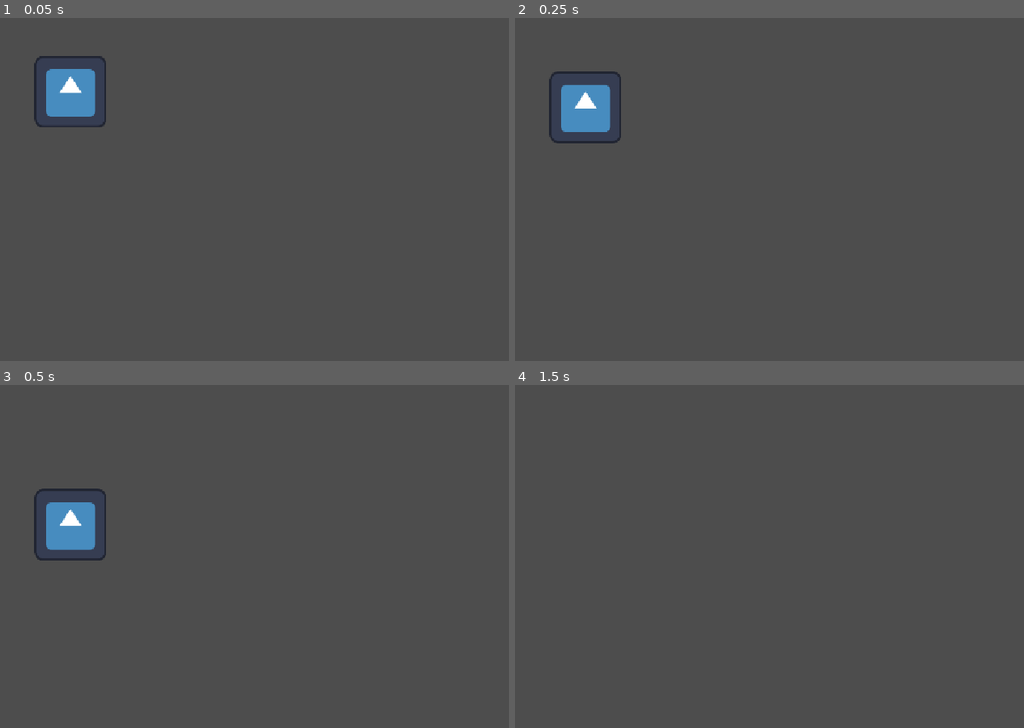
Above: before the commit, frames 1-4 (two rows, left to right).
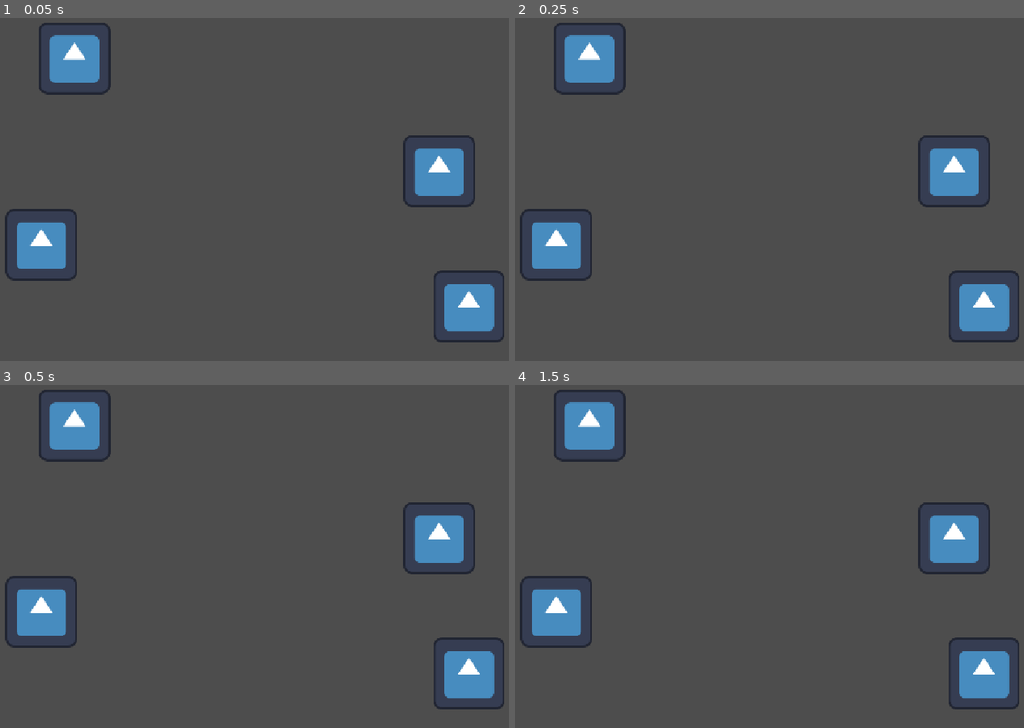
Above: after the commit, the same moments.

Repository: Gamre1342/Exploding-Goblin
Game: Godot game, scene res://Main.tscn
Same seed, same stepped clock (60 frames per second), same inputs: the game is played once before the commit and once after it. The engine's default icon, where the game draws it, is replaced by a stand-in: a white triangle on a blue panel in a dark square.
Inputs:
- Up to frame 1 (0.05 s): no input
- Up to frame 2 (0.25 s): no input
- Up to frame 3 (0.5 s): no input
- Up to frame 4 (1.5 s): tap Enter (ui_accept) at 0.5, 0.77 s; hold Right (ui_right) from 0.53 s (still down)

The runs differ from the first frame. In frame 1, 7.7% of the frame differs, in the area x 0-100%, y 1-95%; in frame 2, 8.3%; in frame 3, 8.6%; in frame 4, 6.9%.

Commit message:
i added more icon
skibidi

Diff:
--- a/Main.tscn
+++ b/Main.tscn
@@ -1,18 +1,21 @@
 [gd_scene format=3 uid="uid://e20c64kqc121"]
 
-[ext_resource type="Script" uid="uid://be3e74kqq6k74" path="res://character basic movement.gd" id="1_uu6xs"]
-[ext_resource type="Texture2D" uid="uid://da1dvahcvgy5o" path="res://icon.svg" id="2_r0du0"]
+[ext_resource type="Texture2D" uid="uid://da1dvahcvgy5o" path="res://icon.svg" id="1_glv2v"]
 
-[sub_resource type="CircleShape2D" id="CircleShape2D_2npmw"]
+[node name="Node2D" type="Node2D" unique_id=55065852]
 
-[node name="Main" type="Node2D" unique_id=1973336686]
+[node name="Icon" type="Sprite2D" parent="." unique_id=765471539]
+position = Vector2(986, 310)
+texture = ExtResource("1_glv2v")
 
-[node name="CharacterBody2D" type="CharacterBody2D" parent="." unique_id=1521943961]
-script = ExtResource("1_uu6xs")
+[node name="Icon2" type="Sprite2D" parent="." unique_id=2044901202]
+position = Vector2(278, 441)
+texture = ExtResource("1_glv2v")
 
-[node name="CollisionShape2D" type="CollisionShape2D" parent="CharacterBody2D" unique_id=913404745]
-shape = SubResource("CircleShape2D_2npmw")
+[node name="Icon3" type="Sprite2D" parent="." unique_id=573611821]
+position = Vector2(337, 109)
+texture = ExtResource("1_glv2v")
 
-[node name="Icon" type="Sprite2D" parent="CharacterBody2D" unique_id=309424168]
-position = Vector2(330, 168)
-texture = ExtResource("2_r0du0")
+[node name="Icon4" type="Sprite2D" parent="." unique_id=1879238575]
+position = Vector2(1039, 551)
+texture = ExtResource("1_glv2v")
